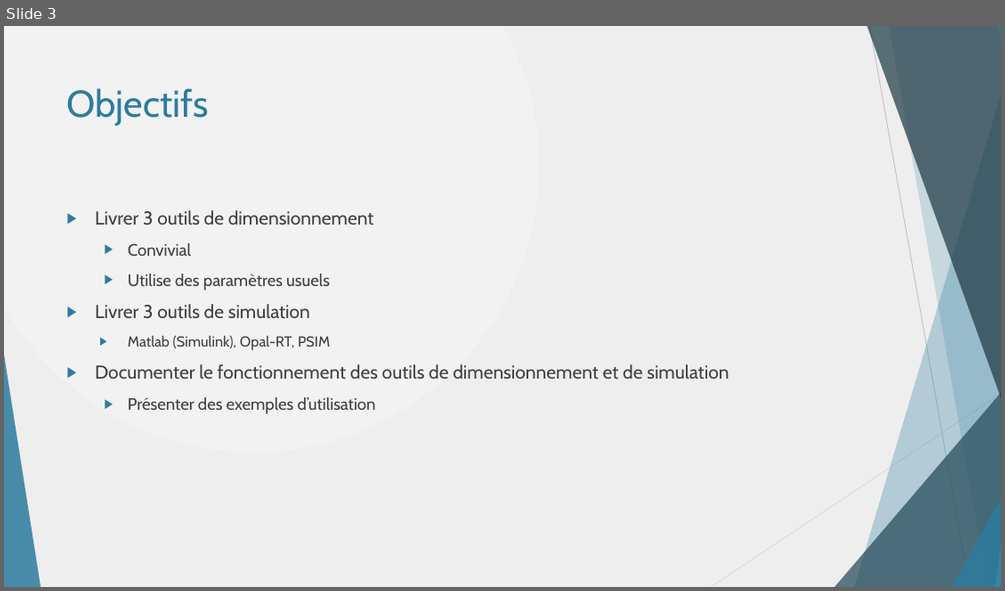
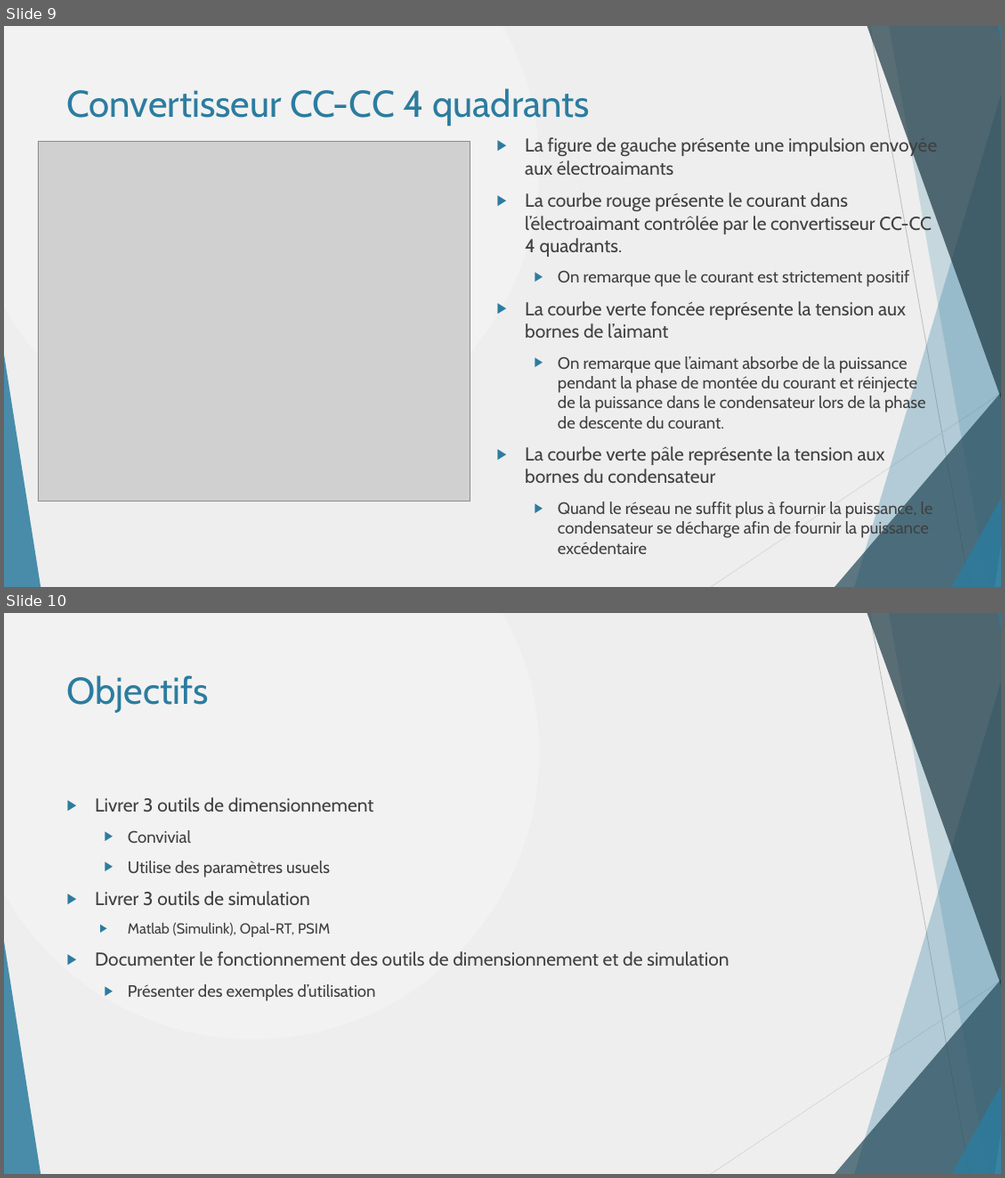
Before and after one commit to danthib76/DesignIV, a slide deck: Remise/Remise 1/Presentation_Remise_1.pptx. Shown one above the other, each under a label of ours: slide 3 before the commit, slides 9 and 10 after it. The pictures are 1005x591 and 1005x1178 pixels, drawn with LibreOffice and Linux fonts; fonts in the diff are those of the drawing; grey boxes stand for pictures. Boxes give left, top, right and bottom in pixels: in the first picture for what was removed or moved away, otherwise in the second. Text is boxed around its words. In the diff, an @@ line names an element or a change of style, - is before the commit and + after.

```diff
--- a/Remise/Remise 1/Presentation_Remise_1.pptx
+++ b/Remise/Remise 1/Presentation_Remise_1.pptx
@@ slide 9 added at box(4, 26, 1001, 587), background gradient #F2F2F2 to #EEEEEE; not listed: 10 template elements that a slide beside it also shows @@
@@ title added at box(67, 88, 590, 126), 36 pt, text #2C7C9F @@
+Convertisseur CC-CC 4 quadrants
@@ picture added at box(38, 141, 469, 501) @@
@@ text added at box(525, 136, 938, 554), 16 pt, text #404040 @@
+▶ La figure de gauche présente une impulsion envoyée aux électroaimants
+▶ La courbe rouge présente le courant dans l’électroaimant contrôlée par le convertisseur CC-CC 4 quadrants.
+  ▶ On remarque que le courant est strictement positif
+▶ La courbe verte foncée représente la tension aux bornes de l’aimant
+  ▶ On remarque que l’aimant absorbe de la puissance pendant la phase de montée du courant et réinjecte de la puissance dans le condensateur lors de la phase de descente du courant.
+▶ La courbe verte pâle représente la tension aux bornes du condensateur
+  ▶ Quand le réseau ne suffit plus à fournir la puissance, le condensateur se décharge afin de fournir la puissance excédentaire
@@ what was slide 3 is now slide 10 @@
```
Also in this commit, not shown: 9 slides changed, 7 other slides added, 6 slides removed.
